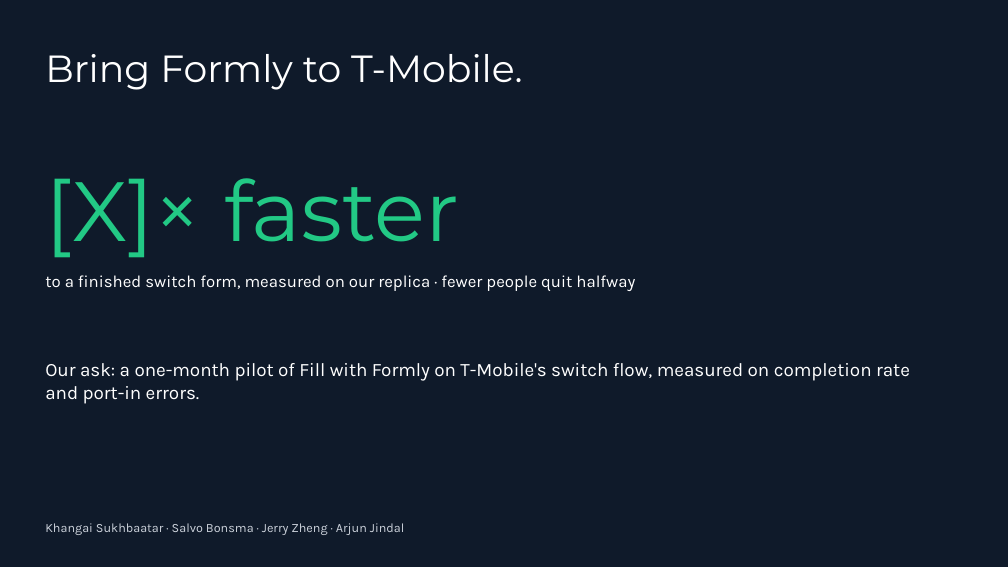
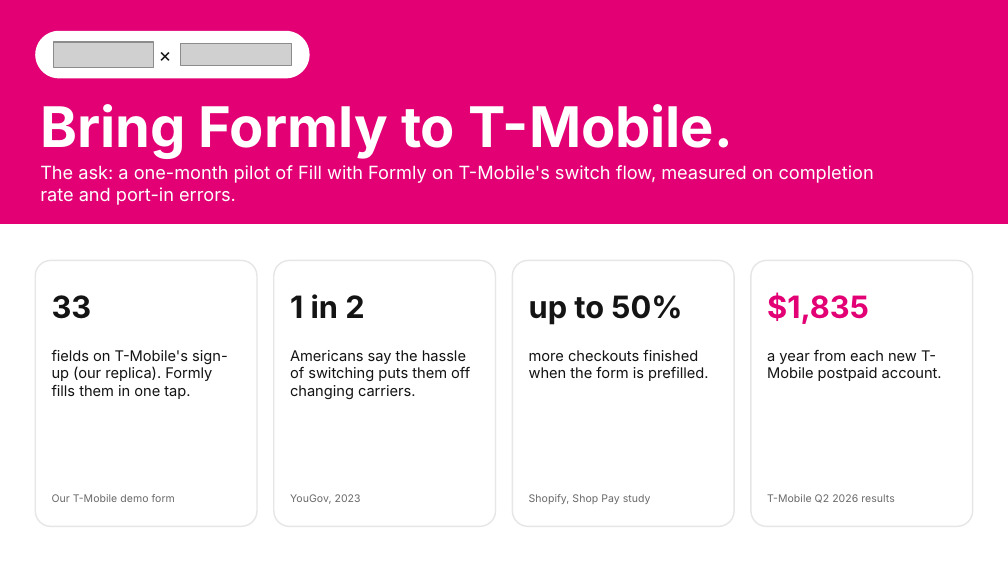
Before and after one commit to salvobonsma/DubHacks2026, a slide deck: slide 6 of deck/Formly-deck.pptx (slide 7 before the commit). Drawn at 1008x567 pixels with LibreOffice and Linux fonts; fonts in the diff are those of the drawing; grey boxes stand for pictures. Boxes give left, top, right and bottom in pixels: in the first picture for what was removed or moved away, otherwise in the second. Text is boxed around its words. In the diff, an @@ line names an element or a change of style, - is before the commit and + after.

```diff
--- a/deck/Formly-deck.pptx
+++ b/deck/Formly-deck.pptx
@@ background #0F1A2A to #FFFFFF @@
@@ rectangle added at <box>0,0,1008,224</box>, fill #E20074 @@
@@ rounded rectangle added at <box>35,31,309,79</box>, fill #FFFFFF @@
@@ picture added at <box>53,42,153,68</box> @@
@@ text added at <box>152,31,177,79</box>, 14 pt, text #141414 @@
+×
@@ picture added at <box>180,43,291,66</box> @@
@@ text "Bring Formly to T-Mobile.": place and size @@
-text "Bring Formly to T-Mobile." at <box>45,54,523,90</box>
+text "Bring Formly to T-Mobile." at <box>40,104,732,159</box>
@@ text "Bring Formly to T-Mobile." at <box>40,104,732,159</box>: size 27 to 40 pt, font Montserrat to Inter, bold on; line spacing 0.95 to 1 @@
@@ text at <box>40,165,874,205</box>: text changed; size 13.5 to 13 pt; font Karla to Inter @@
-Our ask: a one-month pilot of Fill with Formly on T-Mobile's switch flow, measured on completion rate and port-in errors.
+The ask: a one-month pilot of Fill with Formly on T-Mobile's switch flow, measured on completion rate and port-in errors.
@@ text removed at <box>45,178,459,258</box> @@
-[X]× faster
@@ rounded rectangle added at <box>35,260,257,526</box>, fill #FFFFFF, outline #E6E6E6 1 pt @@
@@ rounded rectangle added at <box>274,260,496,526</box>, fill #FFFFFF, outline #E6E6E6 1 pt @@
@@ rounded rectangle added at <box>512,260,734,526</box>, fill #FFFFFF, outline #E6E6E6 1 pt @@
@@ rounded rectangle added at <box>751,260,973,526</box>, fill #FFFFFF, outline #E6E6E6 1 pt @@
@@ text removed at <box>45,275,635,291</box> @@
-to a finished switch form, measured on our replica · fewer people quit halfway
@@ text added at <box>52,295,92,319</box>, 22 pt, text #141414, bold @@
+33
@@ text added at <box>290,294,364,318</box>, 22 pt, text #141414, bold @@
+1 in 2
@@ text added at <box>529,295,682,325</box>, 22 pt, text #141414, bold @@
+up to 50%
@@ text added at <box>767,292,869,324</box>, 22 pt, text #E20074, bold @@
+$1,835
@@ text added at <box>52,350,228,399</box>, 10.5 pt, text #141414 @@
+fields on T-Mobile's sign-up (our replica). Formly fills them in one tap.
@@ text added at <box>290,350,470,399</box>, 10.5 pt, text #141414 @@
+Americans say the hassle of switching puts them off changing carriers.
@@ text added at <box>529,350,708,381</box>, 10.5 pt, text #141414 @@
+more checkouts finished when the form is prefilled.
@@ text added at <box>767,350,942,381</box>, 10.5 pt, text #141414 @@
+a year from each new T-Mobile postpaid account.
@@ text added at <box>52,494,175,502</box>, 7.5 pt, text #6A6A6A @@
+Our T-Mobile demo form
@@ text added at <box>290,494,361,504</box>, 7.5 pt, text #6A6A6A @@
+YouGov, 2023
@@ text added at <box>529,494,651,504</box>, 7.5 pt, text #6A6A6A @@
+Shopify, Shop Pay study
@@ text added at <box>767,494,894,503</box>, 7.5 pt, text #6A6A6A @@
+T-Mobile Q2 2026 results
@@ text removed at <box>45,523,404,535</box> @@
-Khangai Sukhbaatar · Salvo Bonsma · Jerry Zheng · Arjun Jindal
```
Also in this commit, not shown: 3 other slides changed, 1 slide removed, 4 other files.
